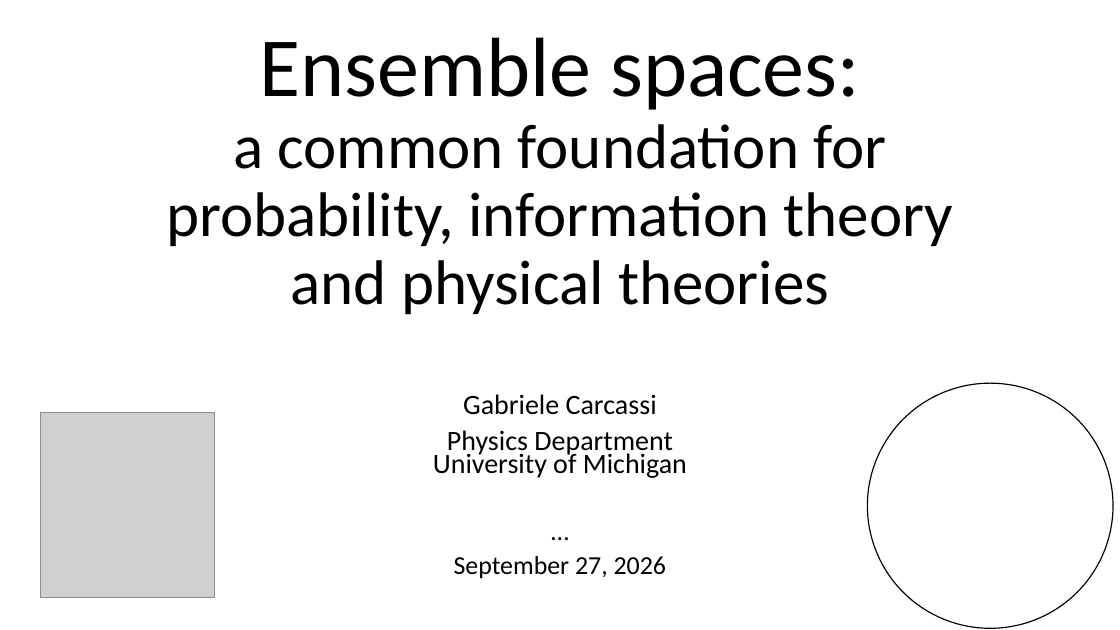
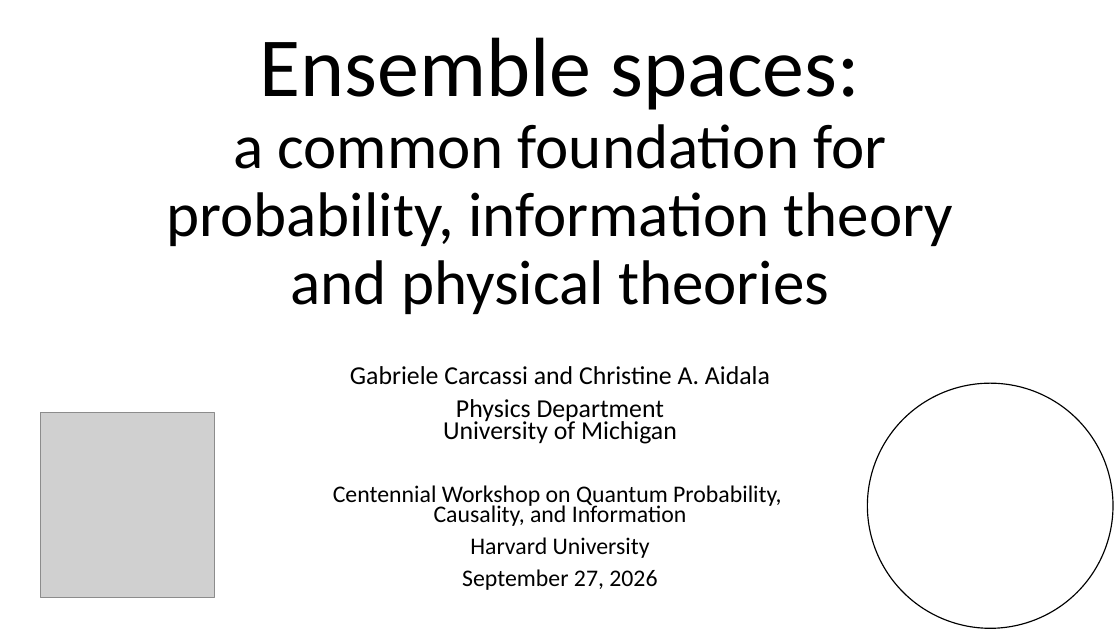
Before and after one commit to assumptionsofphysics/assumptionsofphysics.github.io, a slide deck: slide 1 of presentations/20260927-Harvard.pptx. Drawn at 1120x630 pixels with LibreOffice and Linux fonts; fonts in the diff are those of the drawing; grey boxes stand for pictures; background and template pictures are left out. Boxes give left, top, right and bottom in pixels: in the first picture for what was removed or moved away, otherwise in the second. Text is boxed around its words. In the diff, an @@ line names an element or a change of style, - is before the commit and + after.

Commit message:
Harvard workshop: Updated

```diff
--- a/presentations/20260927-Harvard.pptx
+++ b/presentations/20260927-Harvard.pptx
@@ subtitle "Gabriele Carcassi and Christine A. ...": place and size @@
-subtitle "Gabriele Carcassi and Christine A. ..." at box(433, 394, 687, 579)
+subtitle "Gabriele Carcassi and Christine A. ..." at box(333, 366, 782, 590)
@@ subtitle at box(350, 366, 770, 385): text changed; size 24.1 to 22.1 pt @@
-Gabriele Carcassi
+Gabriele Carcassi and Christine A. Aidala
@@ subtitle at box(443, 399, 677, 590): size 24.1 to 22.1 pt in "Physics Department University of Michigan"; size 22.2 to 20.4 pt in "September 27, 2026" @@
@@ subtitle at box(333, 485, 782, 558): text changed; size 22.2 to 20.4 pt @@
-…
+Centennial Workshop on Quantum Probability,
+Causality, and Information
+Harvard University
```
Also in this commit, not shown: 4 other slides changed.
